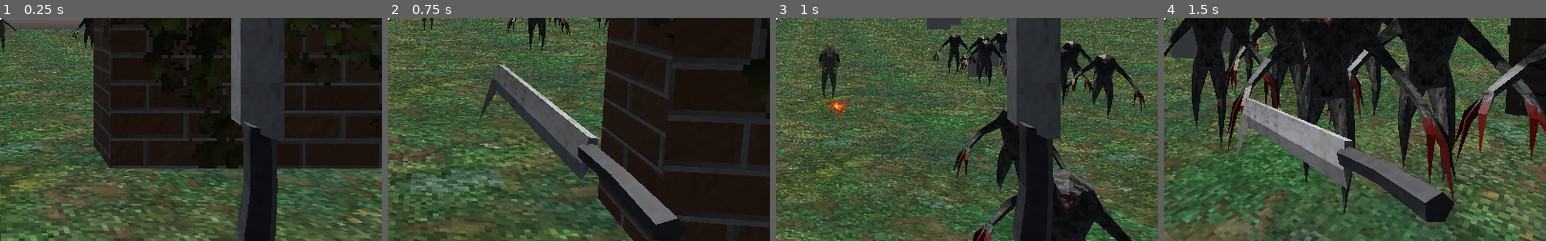
Above: before the commit, frames 1-4 (left to right).
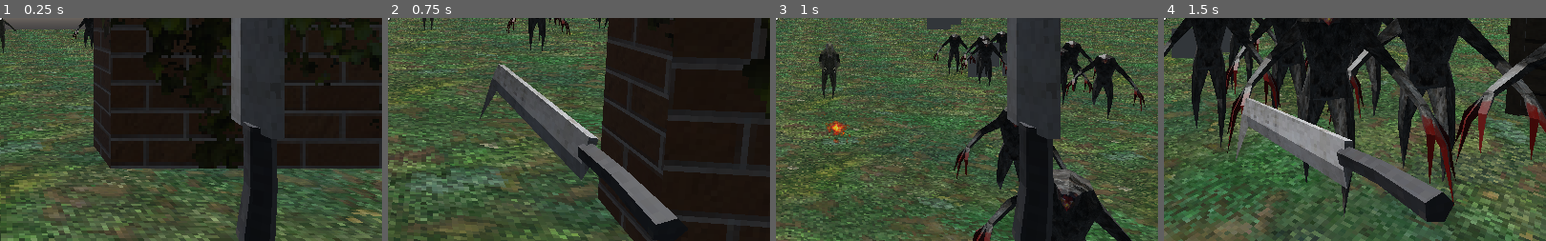
Above: after the commit, the same moments.

Repository: KyleSaki714/fps-retro-godotTutorial
Game: Godot game, scene res://World.tscn
Same seed, same stepped clock (60 frames per second), same inputs: the game is played once before the commit and once after it. The engine's default icon, where the game draws it, is replaced by a stand-in: a white triangle on a blue panel in a dark square.
Inputs (mouse positions are % of the whole screen's width and height, from its top left):
- Up to frame 1 (0.25 s): no input
- Up to frame 2 (0.75 s): tap Enter at 0.5 s; move the mouse to (49, 52) at 0.52 s; press the mouse at (49, 52) at 0.53 s; hold W (move_forwards) from 0.53 s (still down)
- Up to frame 3 (1 s): keep holding W (move_forwards); tap Space (jump) at 0.77 s
- Up to frame 4 (1.5 s): keep holding W (move_forwards); move the mouse to (57, 51) at 1.27 s; release the mouse at (57, 51) at 1.28 s; click (57, 51) at 1.35 s
The pictures show only the part of the screen within x 50-100%, y 50-100%; the shares and areas given below are measured in that part.

Frames 1-2 are identical in both runs. In frame 3, 0.6% of the frame differs, in the area x 12-20%, y 33-56%; in frame 4, nothing differs.

Commit message:
fix aim at player

Diff:
--- a/MonsterSpawner.gd
+++ b/MonsterSpawner.gd
@@ -4,12 +4,15 @@
 var reptilemonster = preload("res://characters/enemies/ReptileMonster.tscn")
 
 export var _spawn_diameter = 3
+export var isActive = true
 
 func _ready():
 	spawn()
 
 # spawns a number of enemies within the specified _spawn_diameter.
 func spawn(spawn_count=10):
+	if isActive == false:
+		return
 	for n in range(spawn_count):
 		var reptile_monster_inst = birdmonster.instance()
 		reptile_monster_inst.global_transform = Transform(reptile_monster_inst.global_transform.basis, global_transform.origin + rand_point())
--- a/characters/enemies/AimAtObject.gd
+++ b/characters/enemies/AimAtObject.gd
@@ -3,5 +3,5 @@
 func aim_at_pos(pos: Vector3):
 	rotation = Vector3.ZERO
 	var offset = to_local(pos)
-	offset.x = 0
+	offset.x = 0 # pivot on the x axis
 	rotation.x = -atan2(offset.y, offset.z)
--- a/characters/enemies/Monster.gd
+++ b/characters/enemies/Monster.gd
@@ -13,7 +13,7 @@
 }
 var cur_state = STATES.IDLE
 
-var player = null
+var _player = null
 var path = []
 
 export var sight_angle = 45
@@ -47,7 +47,7 @@
 
 
 
-	player = get_tree().get_nodes_in_group("player")[0]
+	_player = get_tree().get_nodes_in_group("player")[0]
 	var bone_attachments = $Graphics/Armature/Skeleton.get_children()
 	for bone_attachment in bone_attachments:
 		for child in bone_attachment.get_children():
@@ -98,7 +98,7 @@
 func process_state_chase(delta):
 	if within_dist_of_player(attack_range) and has_los_player():
 		set_state_attack()
-	var player_pos: Vector3 = player.global_transform.origin
+	var player_pos: Vector3 = _player.global_transform.origin
 	var our_pos: Vector3 = global_transform.origin
 	path = nav.get_simple_path(our_pos, player_pos)
 
@@ -124,7 +124,7 @@
 		if !within_dist_of_player(attack_range) or !can_see_player():
 			set_state_chase()
 		elif !player_within_angle(attack_angle) and can_attack:
-			face_dir(global_transform.origin.direction_to(player.global_transform.origin), delta)
+			face_dir(global_transform.origin.direction_to(_player.global_transform.origin), delta)
 		else:
 			start_attack()
 
@@ -156,14 +156,14 @@
 	return player_within_angle(sight_angle) and has_los_player()
 
 func player_within_angle(angle: float):
-	var dir_to_player = global_transform.origin.direction_to(player.global_transform.origin)
+	var dir_to_player = global_transform.origin.direction_to(_player.global_transform.origin)
 	var forwards = global_transform.basis.z
 	return rad2deg(forwards.angle_to(dir_to_player)) < angle
 
 # returns true if monster's sight of player is not obstructed
 func has_los_player():
 	var our_pos = global_transform.origin + Vector3.UP
-	var player_pos = player.global_transform.origin + Vector3.UP
+	var player_pos = _player.global_transform.origin + Vector3.UP
 
 	var space_state = get_world().get_direct_space_state()
 	var result = space_state.intersect_ray(our_pos, player_pos, [], 1)
@@ -192,6 +192,9 @@
 		# increment the turning by amt_to_turn * the sign
 		rotation.y += amt_to_turn * turn_right
 
+	# aim towards player
+	$AimAtObject.aim_at_pos(_player.global_transform.origin)
+
 func alert(check_los=true):
 	# check if not already in IDLE state
 	if cur_state != STATES.IDLE:
@@ -201,4 +204,4 @@
 	set_state_chase()
 
 func within_dist_of_player(dist: float):
-	return global_transform.origin.distance_to(player.global_transform.origin) < attack_range
+	return global_transform.origin.distance_to(_player.global_transform.origin) < attack_range
